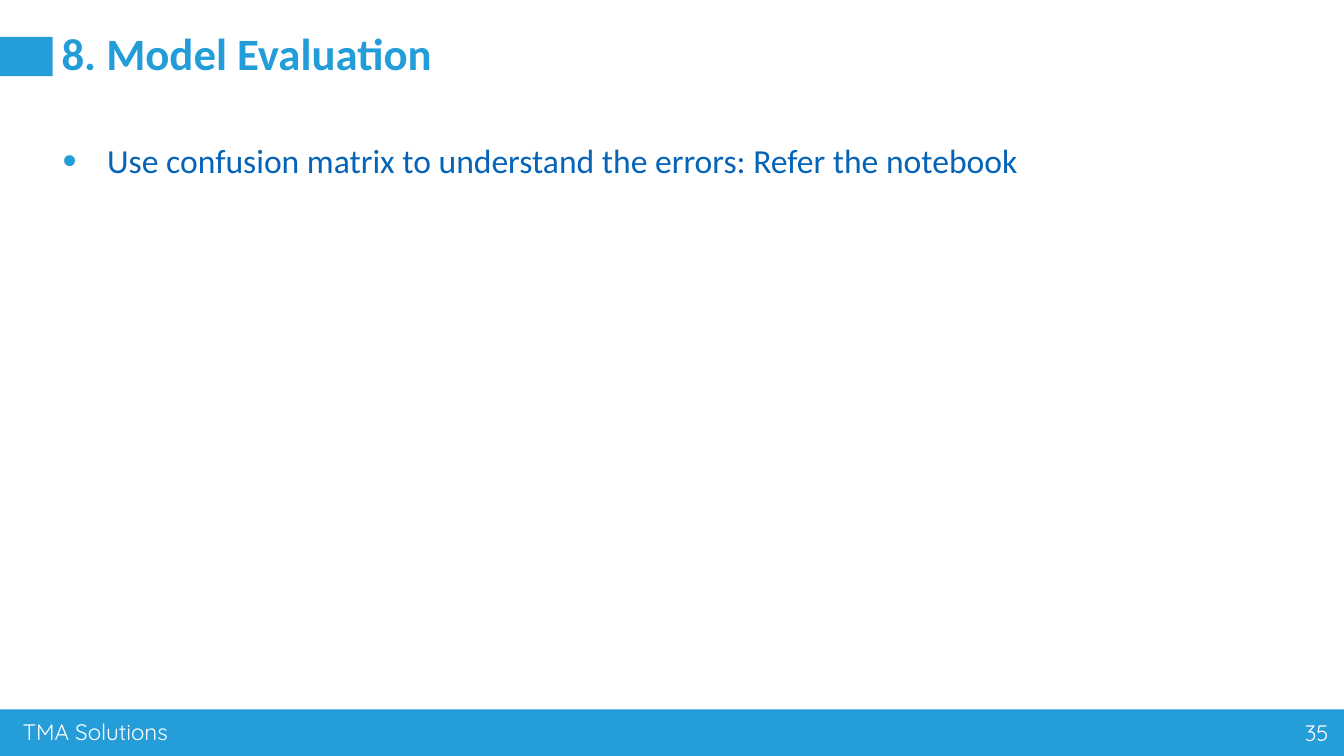
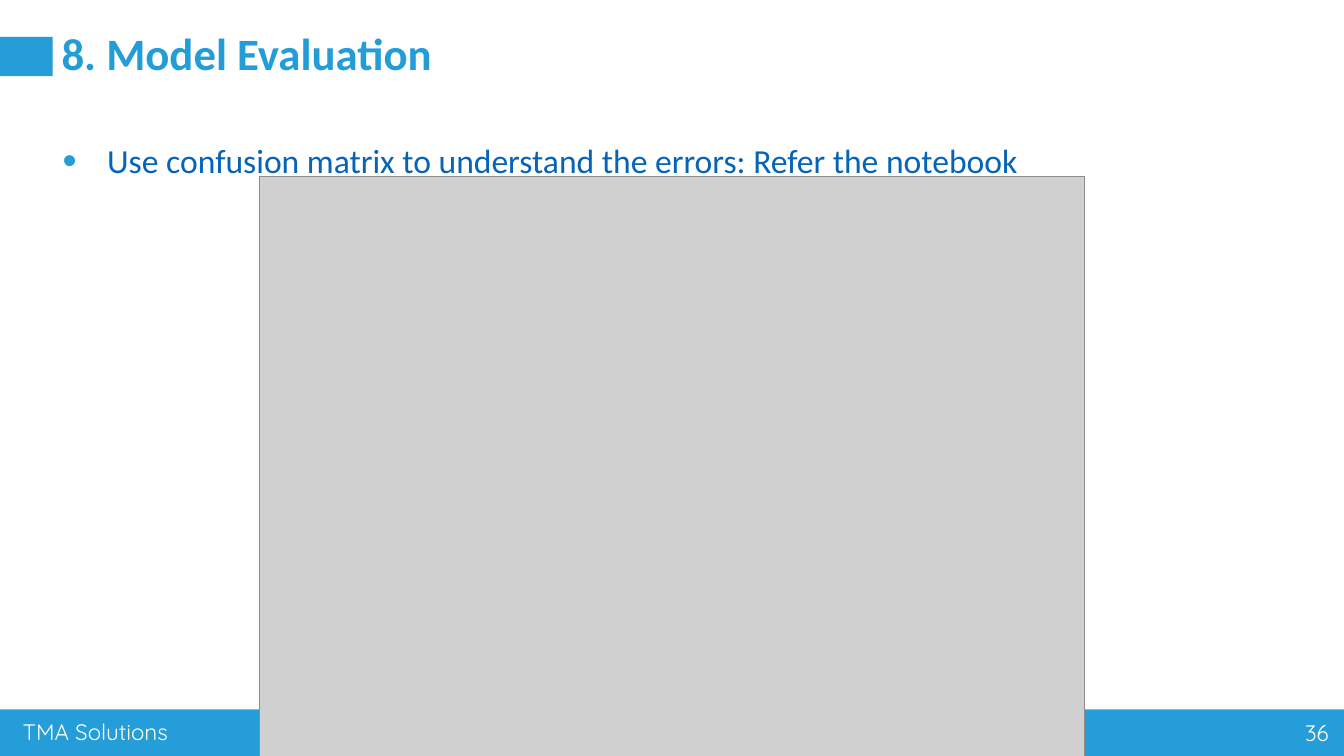
Before and after one commit to nguyenvanhuy0612/DL-1, a slide deck: slide 36 of Workshop-3_AI Advance Training_Group 80.pptx (slide 35 before the commit). Drawn at 1344x756 pixels with LibreOffice and Linux fonts; fonts in the diff are those of the drawing; grey boxes stand for pictures. Boxes give left, top, right and bottom in pixels: in the first picture for what was removed or moved away, otherwise in the second. Text is boxed around its words. In the diff, an @@ line names an element or a change of style, - is before the commit and + after.

```diff
--- a/Workshop-3_AI Advance Training_Group 80.pptx
+++ b/Workshop-3_AI Advance Training_Group 80.pptx
@@ picture added at (x1=259, y1=176, x2=1085, y2=756) @@
@@ page number at (x1=1305, y1=725, x2=1329, y2=741): text changed @@
-35
+36
```
Also in this commit, not shown: 4 other slides changed, 1 slide added.
